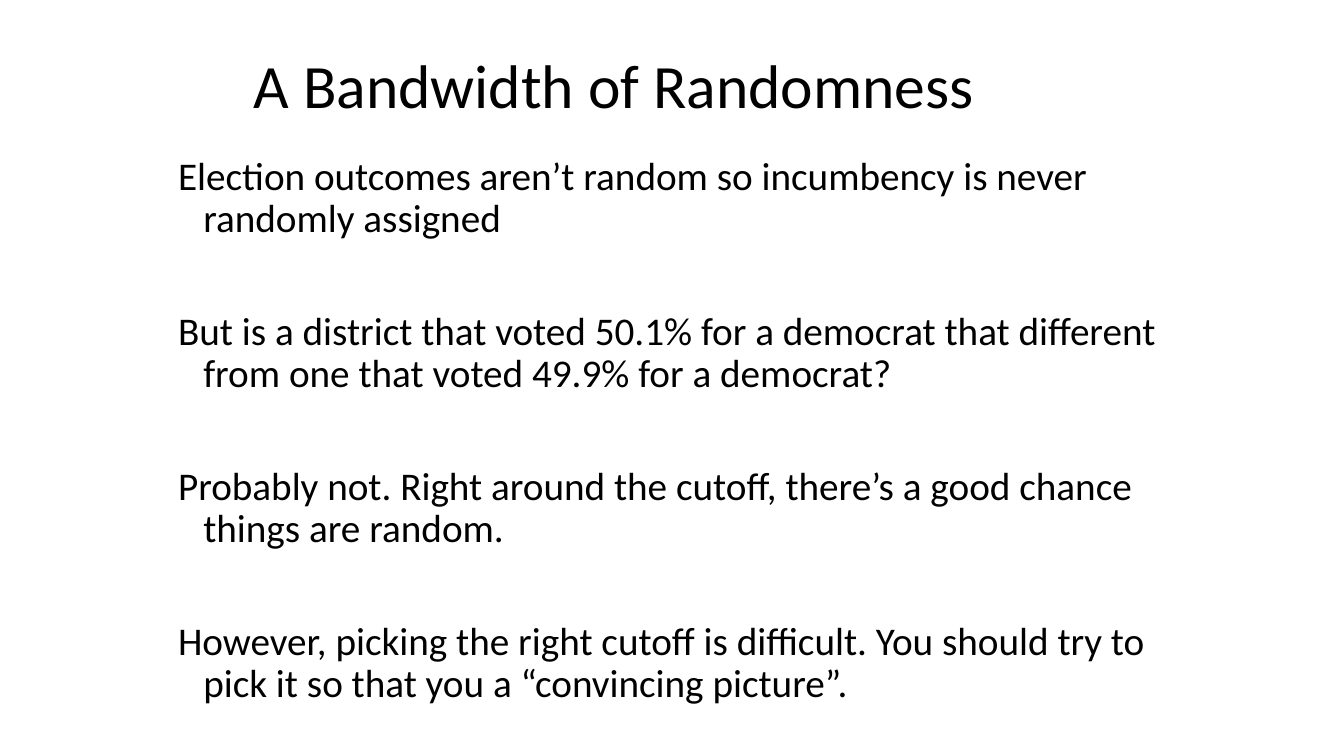
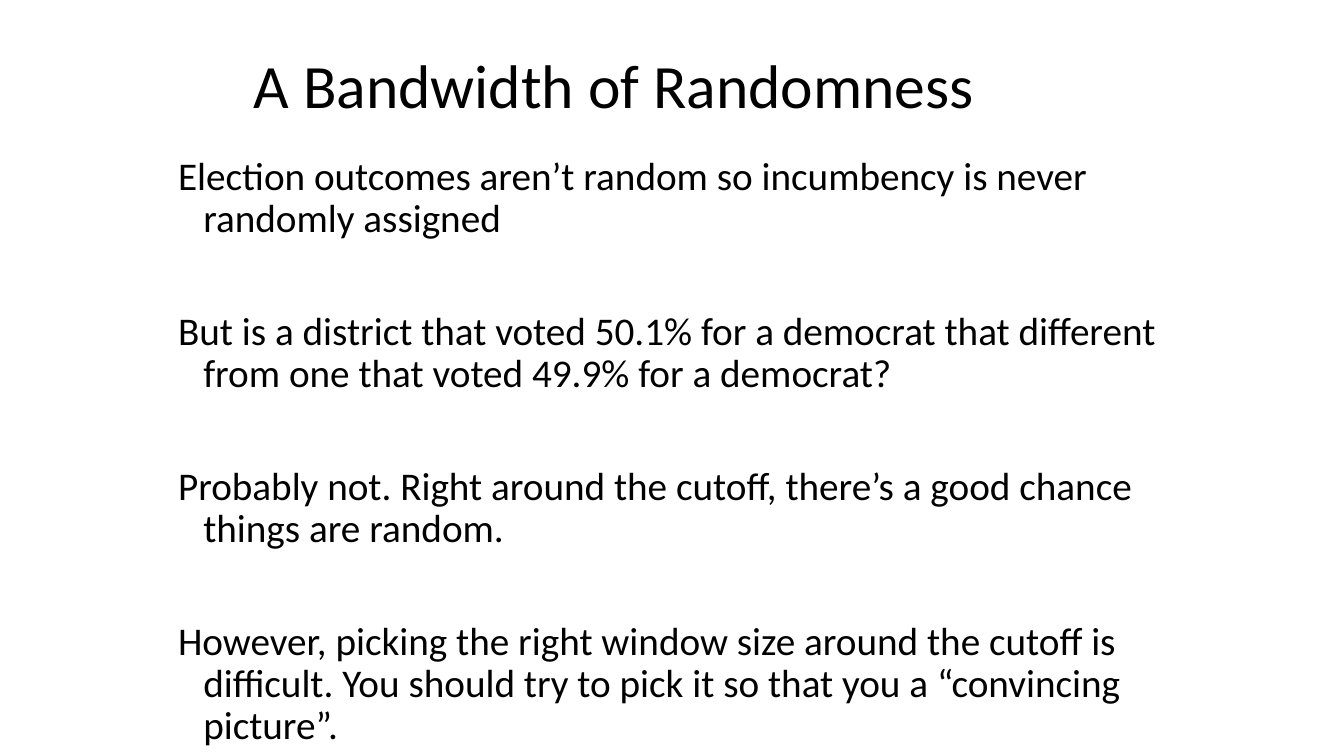
Before and after one commit to IlanaRadinsky/coursework, a slide deck: slide 26 of week3/Day 5 - Bad Controls & RD.pptx. Drawn at 1344x756 pixels with LibreOffice and Linux fonts; fonts in the diff are those of the drawing. Boxes give left, top, right and bottom in pixels: in the first picture for what was removed or moved away, otherwise in the second. Text is boxed around its words. In the diff, an @@ line names an element or a change of style, - is before the commit and + after.

```diff
--- a/week3/Day 5 - Bad Controls & RD.pptx
+++ b/week3/Day 5 - Bad Controls & RD.pptx
@@ text at [178,627,1120,746]: text changed @@
-However, picking the right cutoff is difficult. You should try to pick it so that you a “convincing picture”.
+However, picking the right window size around the cutoff is difficult. You should try to pick it so that you a “convincing picture”.
```
Also in this commit, not shown: 1 other slide changed, 1 other file.
